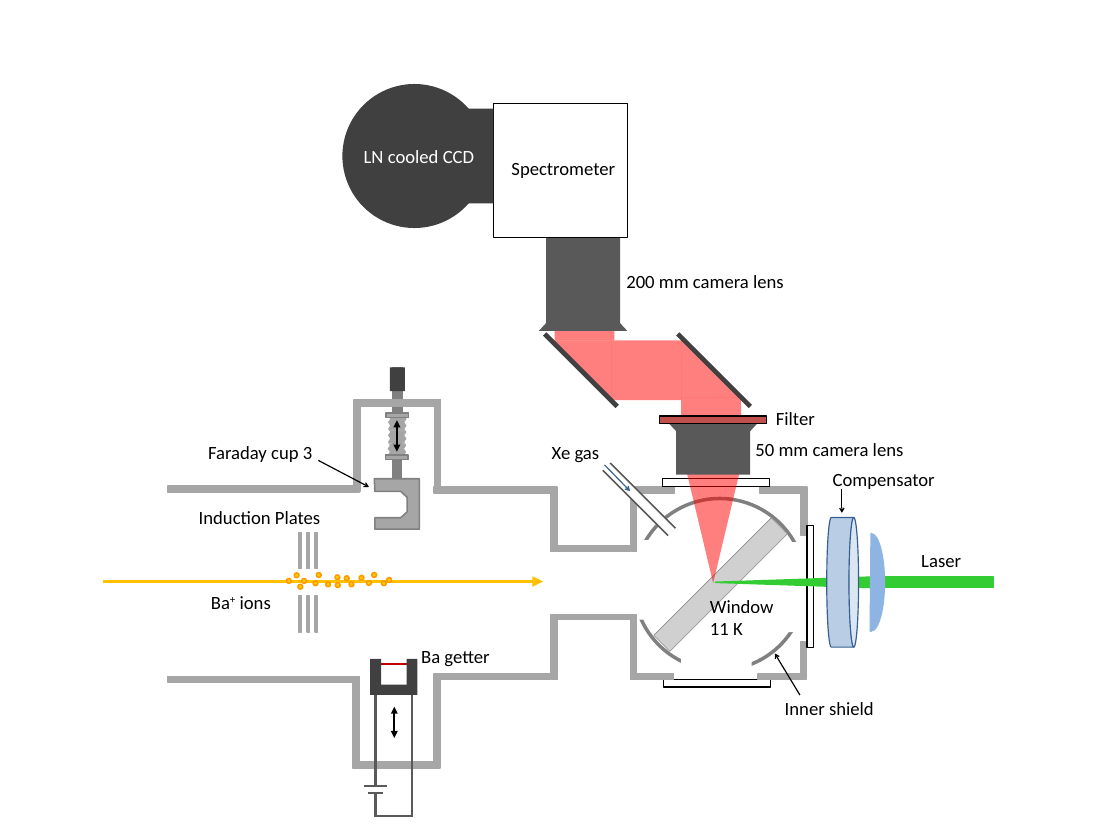
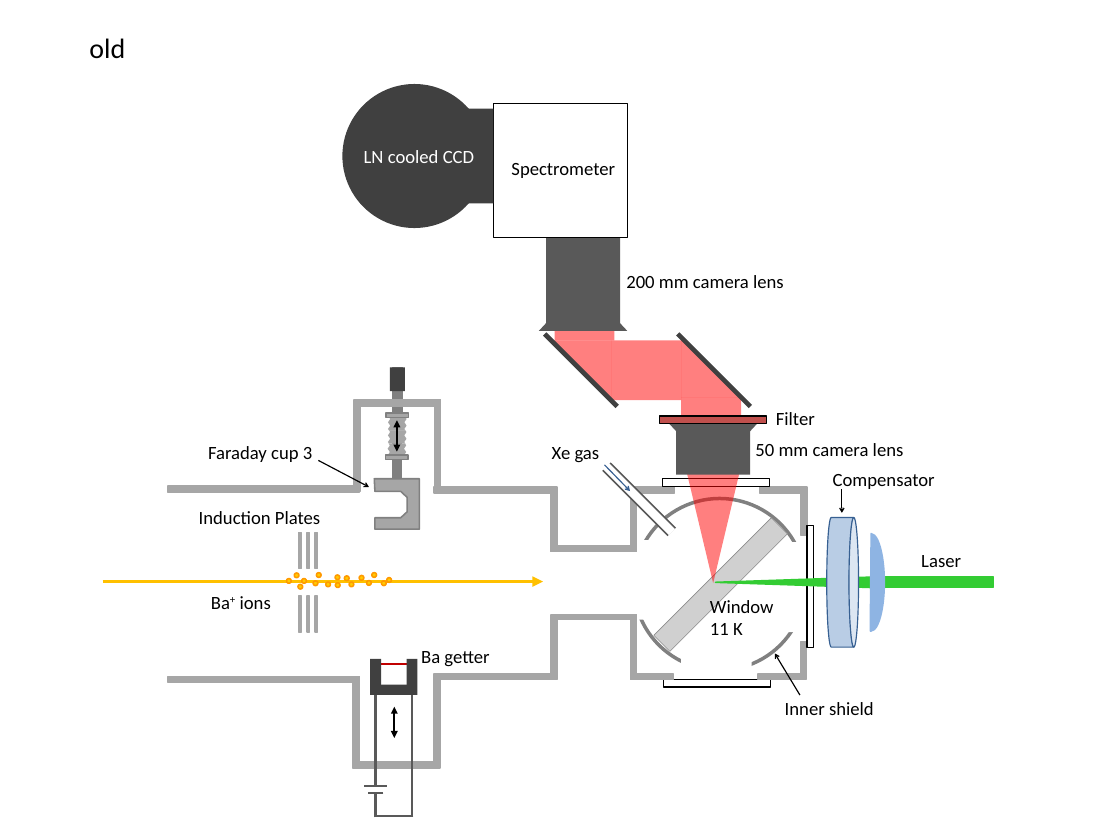
Before and after one commit to Waltmon/timthesis, a slide deck: slide 3 of figures/window_etc.pptx. Drawn at 1120x840 pixels with LibreOffice and Linux fonts; fonts in the diff are those of the drawing; grey boxes stand for pictures. Boxes give left, top, right and bottom in pixels: in the first picture for what was removed or moved away, otherwise in the second. Text is boxed around its words. In the diff, an @@ line names an element or a change of style, - is before the commit and + after.

```diff
--- a/figures/window_etc.pptx
+++ b/figures/window_etc.pptx
@@ text added at <box>89,38,125,59</box>, 36 pt, text #000000 @@
+old
```
Also in this commit, not shown: 1 slide added, 10 other files.
